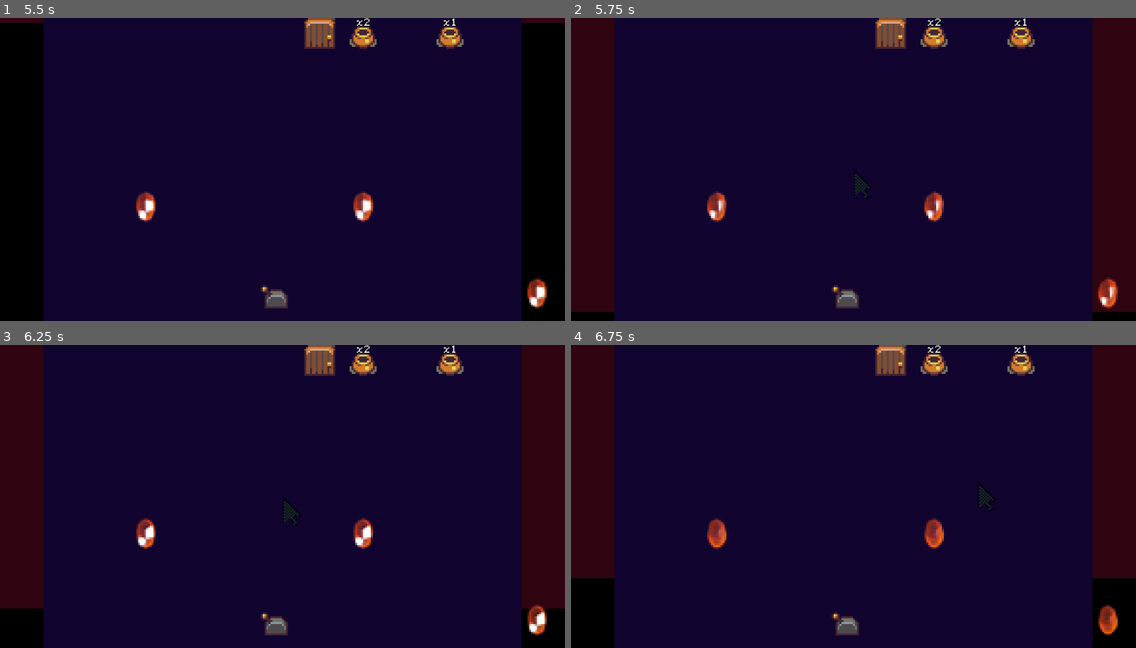
Above: before the commit, frames 1-4 (two rows, left to right).
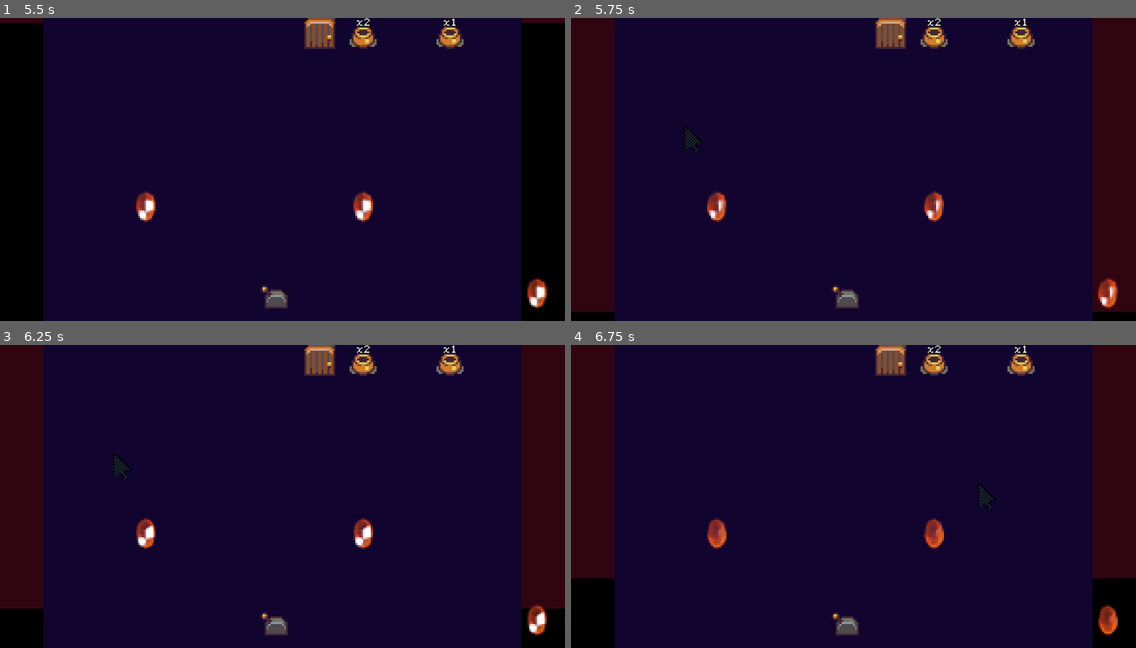
Above: after the commit, the same moments.

Repository: tedsteen/godot-cursors
Game: Godot game, scene res://main.tscn
Same seed, same stepped clock (60 frames per second), same inputs: the game is played once before the commit and once after it. Sound files missing from this copy of the repository are replaced by a short silence.
Inputs (mouse positions are in pixels of both pictures, inside the frame that each line leads up to):
- Up to frame 1 (5.5 s): click "Start!" at 0.5 s; move the mouse to (406, 154) at 1.27 s; click (406, 154) at 1.42 s; move the mouse to (169, 184) at 2.02 s; click (169, 184) at 2.17 s; move the mouse to (339, 102) at 2.77 s; click (339, 102) at 2.92 s; move the mouse to (254, 230) at 3.52 s; click (254, 230) at 3.67 s; move the mouse to (452, 214) at 4.27 s; click (452, 214) at 4.42 s; move the mouse to (113, 124) at 5.02 s; click (113, 124) at 5.17 s
- Up to frame 2 (5.75 s): no input
- Up to frame 3 (6.25 s): move the mouse to (310, 496) at 5.77 s; click (310, 496) at 5.92 s
- Up to frame 4 (6.75 s): move the mouse to (768, 420) at 6.52 s; click (768, 420) at 6.67 s

Frame 1 is identical in both runs. In frame 2, 0.2% of the frame differs, in the area x 20-54%, y 35-60%; in frame 3, 0.2%; in frame 4, nothing differs.

Commit message:
better mouse handling

Diff:
--- a/dungeon.gd
+++ b/dungeon.gd
@@ -20,12 +20,11 @@
 var curr_level: Level : set = set_curr_level
 
 func _ready():
-	reset_time()
 	point_params.collide_with_areas = true
 	#point_params.collision_mask = 2
 	cursors = []
-
 	curr_level = Level.create(rng_seed, int(background_rect.size.x / Level.CELL_SIZE), int(background_rect.size.y / Level.CELL_SIZE))
+	reset_time()
 
 func set_curr_level(p_level: Level):
 	if curr_level: curr_level.hide()
@@ -37,24 +36,28 @@
 	frame = 0
 	if current_recording: current_recording.show()
 	current_recording = Cursor.create(get_global_mouse_position(), false)
-	add_child(current_recording)
+	cursors.push_front(current_recording)
+	curr_level.add_child(current_recording)
 
 	#if new_map:
 	#	for entity in get_tree().get_nodes_in_group("entities"):
 	#		entity.queue_free()
 	#
 	#	generate_map_data(5, 1)
+var last_mouse_event: InputEventMouse
 
 func _physics_process(delta):
 	time += delta
 	if time >= cursor_lifetime:
-		cursors.push_back(current_recording)
 		reset_time()
 		return
 
+	if last_mouse_event:
+		current_recording.record_frame(frame, last_mouse_event)
+		last_mouse_event = null
+
 	for cursor in cursors:
-		var event = cursor.play_frame(frame)
-		if event: handle_mouse(event, false)
+		handle_mouse(cursor, frame)
 
 	time_rect.size.y = background_rect.size.y * (1 - time / cursor_lifetime)
 	var total_pot_health = 0
@@ -65,16 +68,19 @@
 
 	progress_rect.size.y = 0 if total_pot_health == 0 else background_rect.size.y * (1 - (total_pot_health - remaining_pot_health) / float(total_pot_health))
 	frame += 1
+func handle_mouse(cursor: Cursor, frame: int):
+	var event = cursor.play_frame(frame)
+	if event:
+		point_params.position = event.position * view_to_world
 
-func handle_mouse(event: InputEventMouse, real_mouse: bool):
-	point_params.position = event.position * view_to_world
-	var hits = dss.intersect_point(point_params)
+		var hits = dss.intersect_point(point_params)
 
-	for hit in hits:
-		var entity = hit.collider
-		entity.handle_mouse(event)
+		for hit in hits:
+			var entity = hit.collider
+			entity.handle_mouse(event)
 
 func _input(event):
 	if event is InputEventMouse:
-		current_recording.record_frame(frame, event)
-		handle_mouse(event, true)
+		# Prioritise clicks
+		if not last_mouse_event is InputEventMouseButton:
+			last_mouse_event = event
